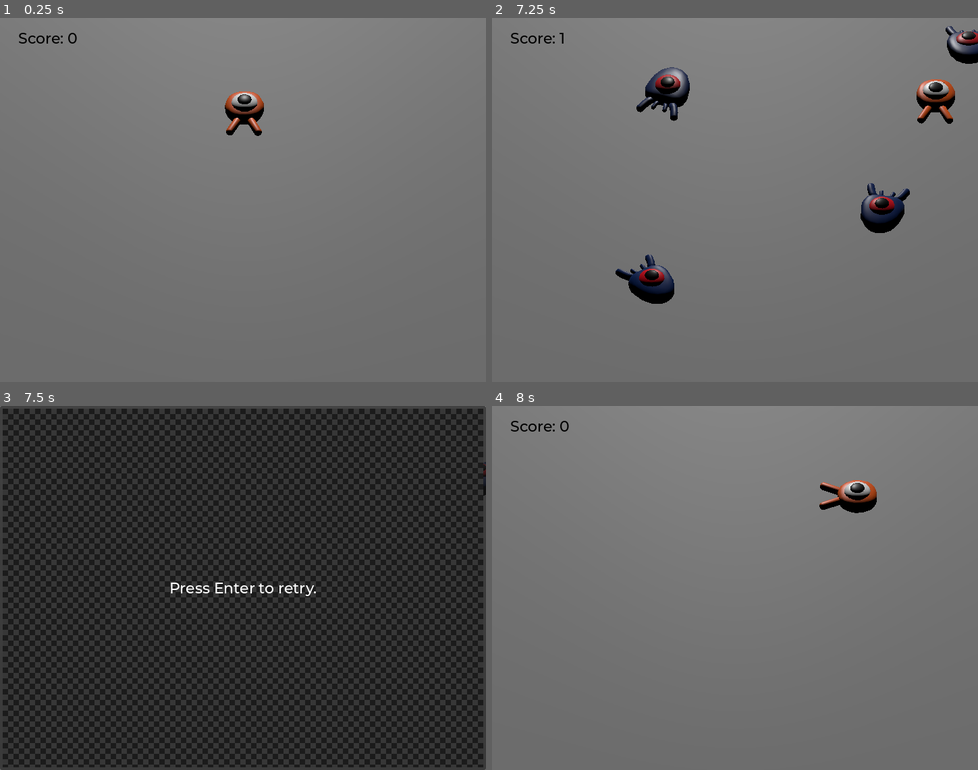
Above: before the commit, frames 1-4 (two rows, left to right).
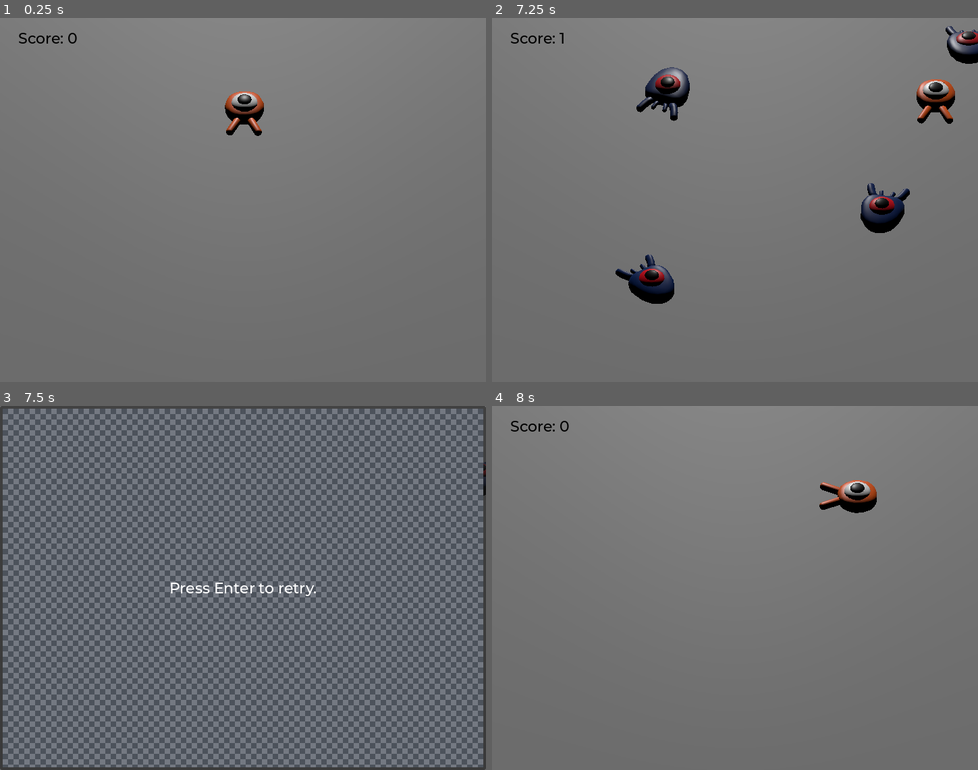
Above: after the commit, the same moments.

Repository: mdorizon/godot-3D-Tutorial
Game: Godot game, scene res://main.tscn
The game is run twice, just before and just after one commit, with the same random seed, the same clock (stepped at 60 frames per second) and the same inputs.
Inputs:
- Up to frame 1 (0.25 s): no input
- Up to frame 2 (7.25 s): tap Enter (ui_accept) at 0.5 s; hold D (move_right) 0.53-1.28 s; tap Space (jump) at 0.77, 1.52, 3.02, 3.77, 4.52, 6.02, 6.77 s; hold S (move_back) 1.28-2.03 s; hold D (move_right) 2.03-2.78 s; hold W (move_forward) 2.78-3.53 s; hold A (move_left) 3.53-5.03 s; hold S (move_back) 5.03-5.78 s; hold D (move_right) 5.78-6.53 s; hold W (move_forward) from 6.53 s (still down)
- Up to frame 3 (7.5 s): release W (move_forward) at 7.28 s; hold D (move_right) from 7.28 s (still down)
- Up to frame 4 (8 s): keep holding D (move_right); tap Space (jump) at 7.52 s

Frames 1-2 are identical in both runs. In frame 3, 97% of the frame differs, in the area x 0-100%, y 0-100%; in frame 4, nothing differs.

Commit message:
:sparkles: using the animation editor

Diff:
--- a/main.tscn
+++ b/main.tscn
@@ -147,7 +147,8 @@
 anchor_bottom = 1.0
 grow_horizontal = 2
 grow_vertical = 2
-color = Color(0, 0, 0, 0.784314)
+color = Color(0.207843, 0.239216, 0.290196, 0.690196)
+edit_alpha = false
 
 [node name="Label" type="Label" parent="UserInterface/Retry"]
 layout_mode = 1
--- a/player.tscn
+++ b/player.tscn
@@ -9,6 +9,14 @@
 [sub_resource type="CylinderShape3D" id="CylinderShape3D_pf0p6"]
 height = 0.2
 radius = 1.0
+
+[sub_resource type="Animation" id="Animation_gkgs2"]
+resource_name = "float"
+
+[sub_resource type="AnimationLibrary" id="AnimationLibrary_82pt1"]
+_data = {
+"float": SubResource("Animation_gkgs2")
+}
 
 [node name="Player" type="CharacterBody3D"]
 collision_mask = 6
@@ -30,4 +38,9 @@
 transform = Transform3D(1, 0, 0, 0, 1, 0, 0, 0, 1, 0, 0.820352, 0)
 shape = SubResource("CylinderShape3D_pf0p6")
 
+[node name="AnimationPlayer" type="AnimationPlayer" parent="."]
+libraries = {
+"": SubResource("AnimationLibrary_82pt1")
+}
+
 [connection signal="body_entered" from="MobDetector" to="." method="_on_mob_detector_body_entered"]
Not shown: 1 places in player.tscn that only renumber resources
